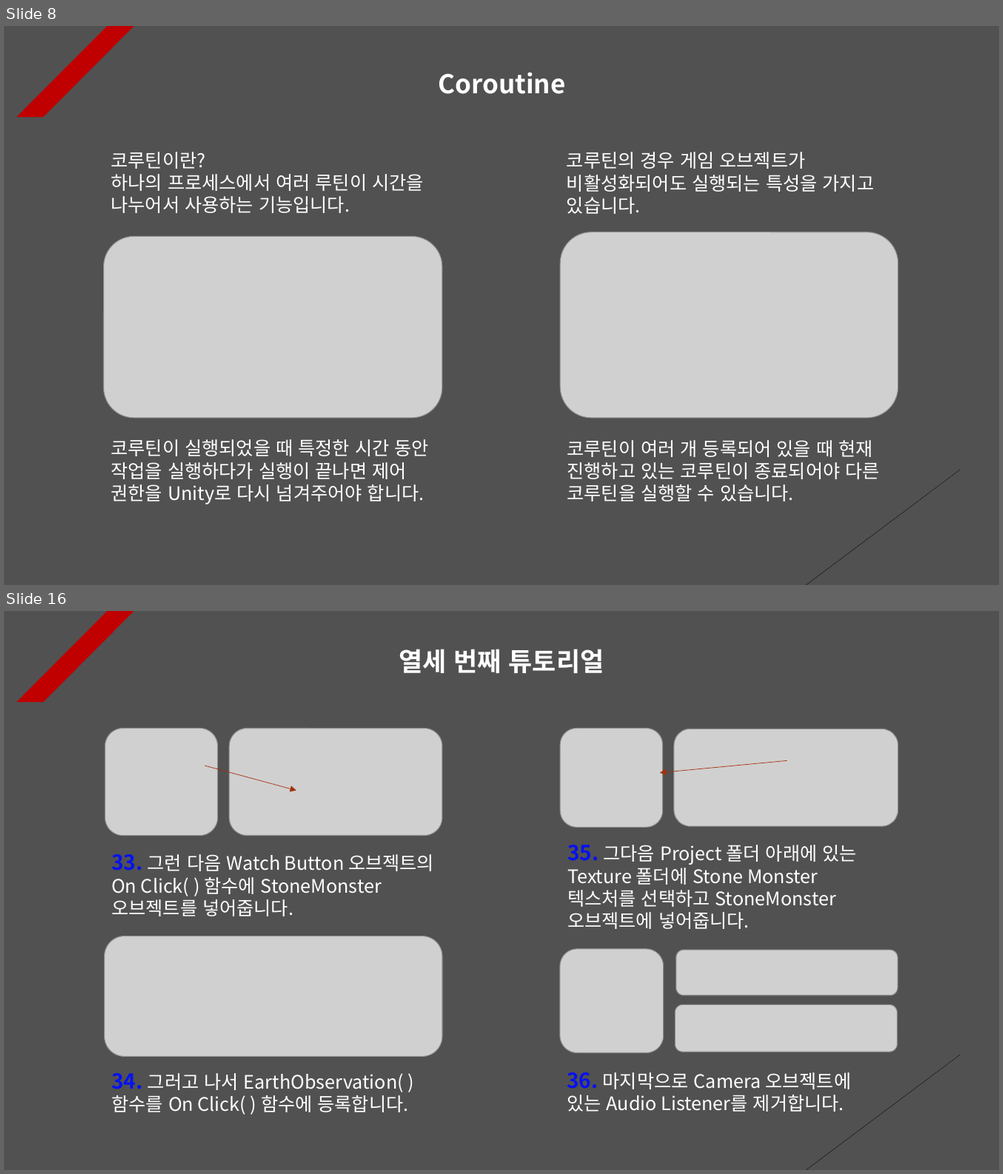
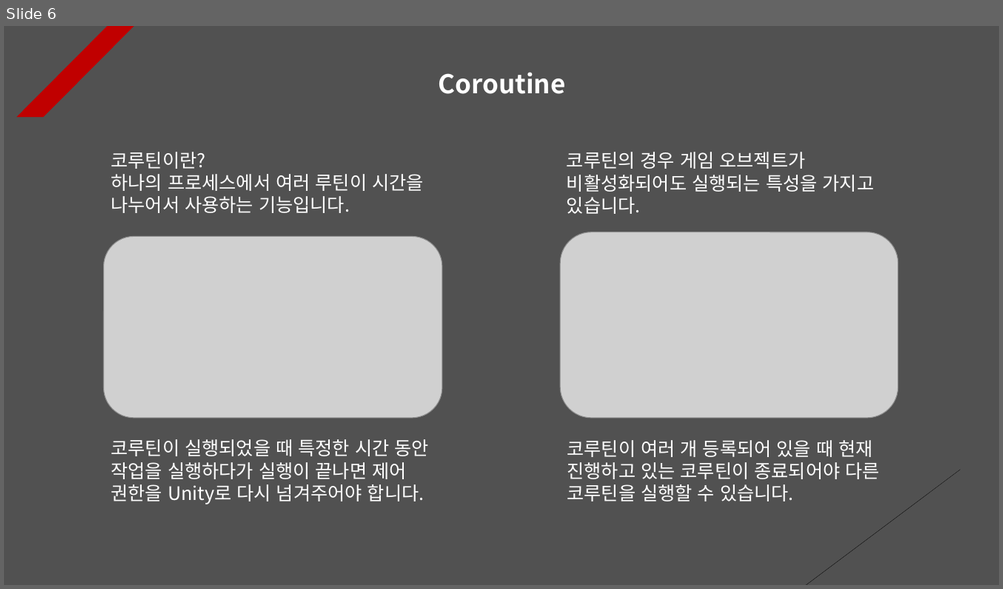
Before and after one commit to Unity2033/3D-UnityEngine, a slide deck: Assets/Rotation/PPT Data/Rotation Example.pptx. Shown one above the other, each under a label of ours: slides 8 and 16 before the commit, slide 6 after it; the slides between them are not shown. The pictures are 1003x1174 and 1003x589 pixels, drawn with LibreOffice and Linux fonts; fonts in the diff are those of the drawing; grey boxes stand for pictures. Boxes give left, top, right and bottom in pixels: in the first picture for what was removed or moved away, otherwise in the second. Text is boxed around its words. In the diff, an @@ line names an element or a change of style, - is before the commit and + after.

```diff
--- a/Assets/Rotation/PPT Data/Rotation Example.pptx
+++ b/Assets/Rotation/PPT Data/Rotation Example.pptx
@@ slide 16 removed at [4, 611, 999, 1170], background #515151; not listed: 2 template elements that a slide beside it also shows @@
@@ text removed at [399, 649, 604, 673] @@
-열세 번째 튜토리얼
@@ picture removed at [105, 728, 217, 835] @@
@@ picture removed at [229, 728, 442, 835] @@
@@ picture removed at [560, 728, 662, 827] @@
@@ picture removed at [674, 729, 898, 826] @@
@@ arrow removed from (205, 766) to (296, 791) @@
@@ arrow removed from (787, 761) to (660, 773) @@
@@ text removed at [111, 854, 434, 917] @@
-33. 그런 다음 Watch Button 오브젝트의 On Click( ) 함수에 StoneMonster 오브젝트를 넣어줍니다.
@@ text removed at [567, 845, 856, 929] @@
-35. 그다음 Project 폴더 아래에 있는 Texture 폴더에 Stone Monster 텍스처를 선택하고 StoneMonster 오브젝트에 넣어줍니다.
@@ picture removed at [105, 937, 443, 1057] @@
@@ picture removed at [560, 949, 663, 1053] @@
@@ picture removed at [676, 951, 898, 996] @@
@@ picture removed at [674, 1005, 897, 1052] @@
@@ text removed at [111, 1073, 409, 1115] @@
-34. 그러고 나서 EarthObservation( ) 함수를 On Click( ) 함수에 등록합니다.
@@ text removed at [566, 1073, 851, 1112] @@
-36. 마지막으로 Camera 오브젝트에 있는 Audio Listener를 제거합니다.
@@ what was slide 8 is now slide 6 @@
```
Also in this commit, not shown: 7 slides changed, 1 slide added, 7 other slides removed, 43 other files.
